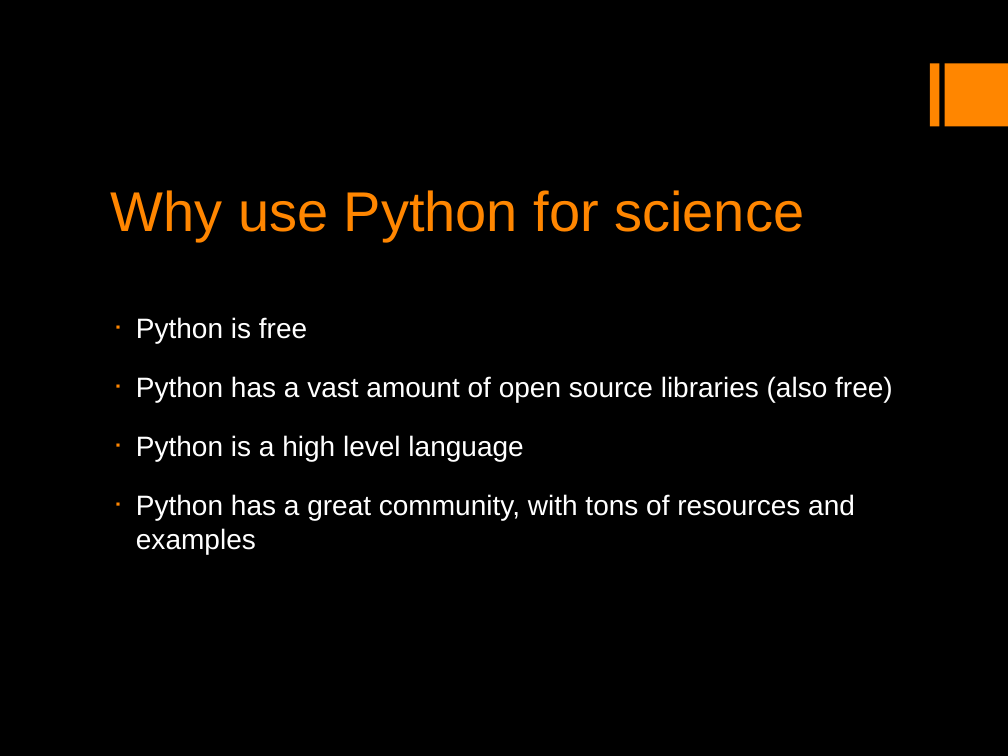
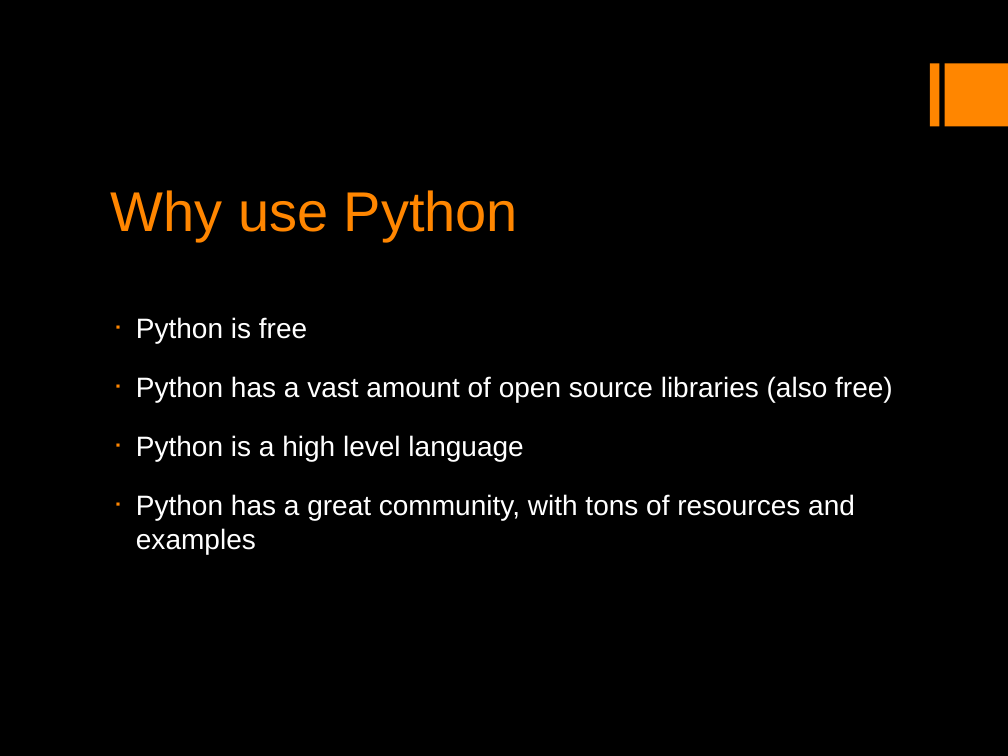
Before and after one commit to mfarhan12/intro_to_scientific_computing, a slide deck: slide 4 of Introduction to Scientific Computing in Python.odp. Drawn at 1008x756 pixels with LibreOffice and Linux fonts; fonts in the diff are those of the drawing. Boxes give left, top, right and bottom in pixels: in the first picture for what was removed or moved away, otherwise in the second. Text is boxed around its words. In the diff, an @@ line names an element or a change of style, - is before the commit and + after.

Commit message:
added python basics slides

```diff
--- a/Introduction to Scientific Computing in Python.odp
+++ b/Introduction to Scientific Computing in Python.odp
@@ title at <box>111,190,518,241</box>: text changed @@
-Why use Python for science
+Why use Python
```
Also in this commit, not shown: 4 other slides changed, 7 slides added, 1 slide removed, 7 other files.
